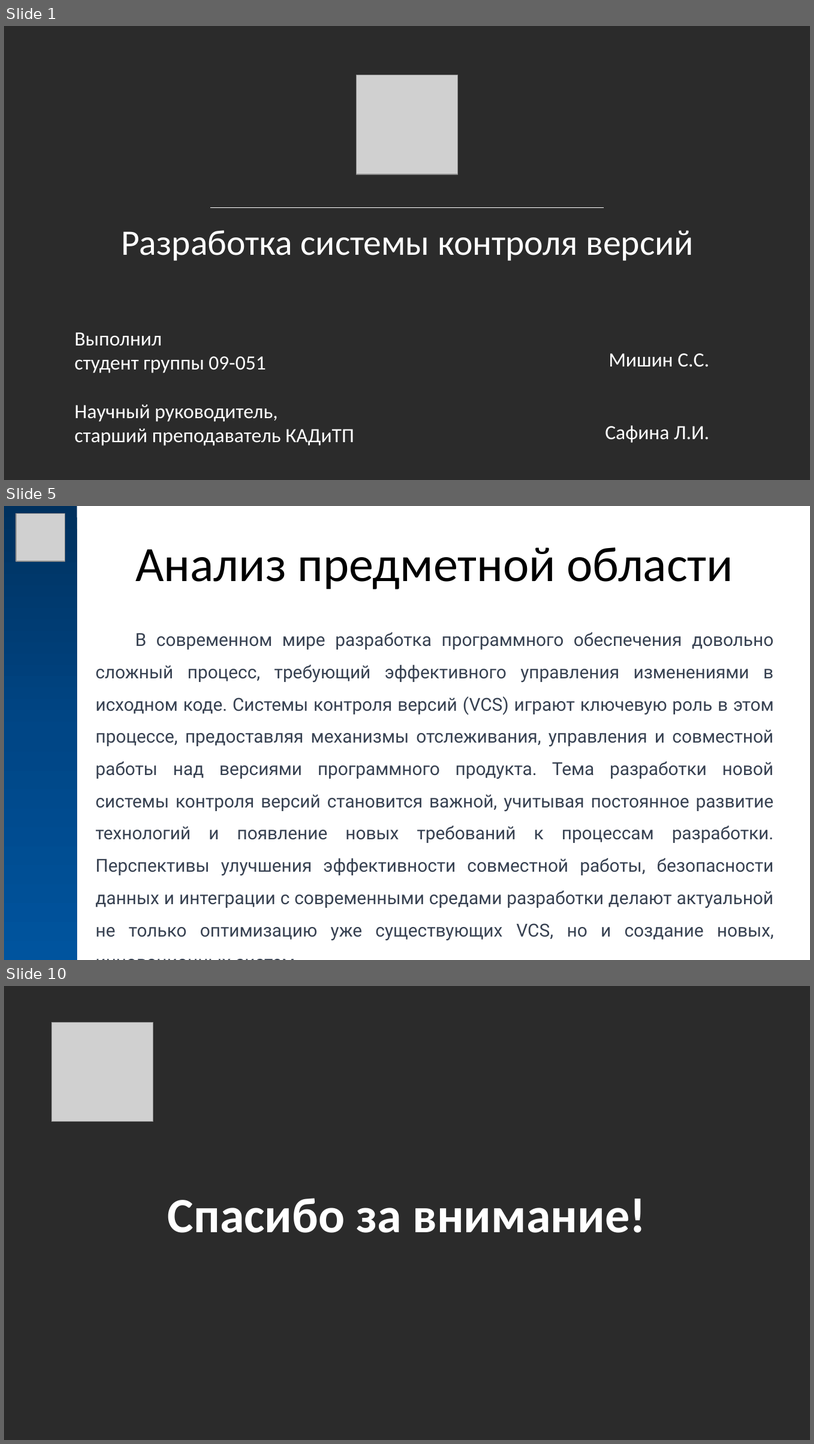
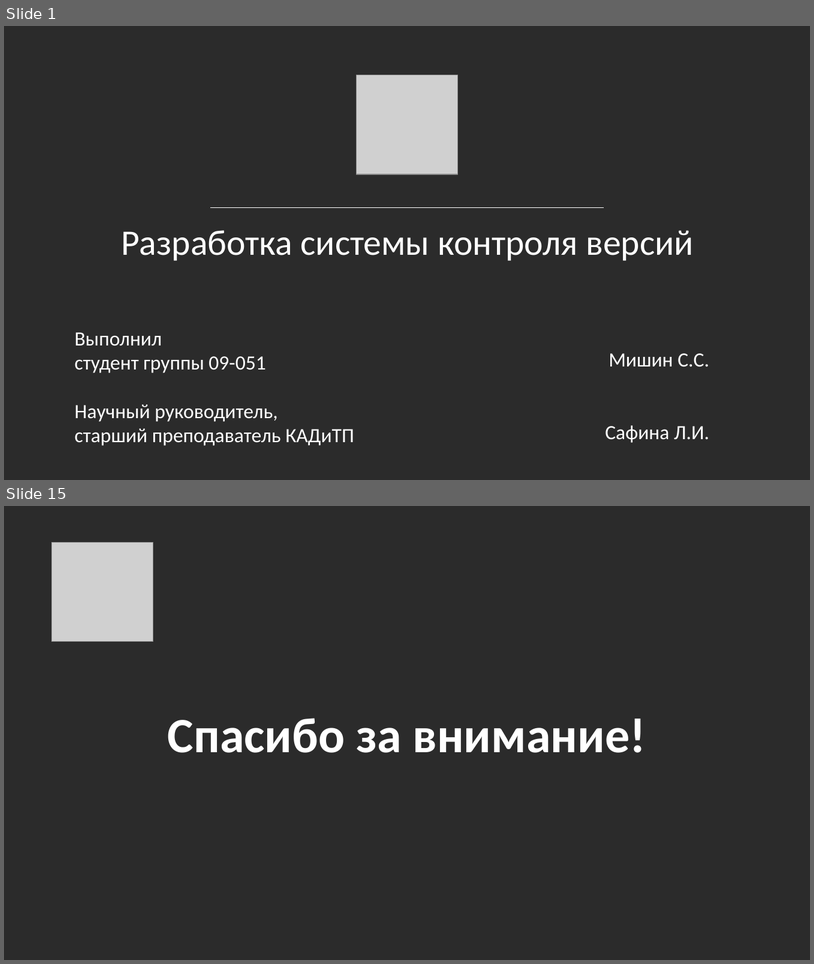
Before and after one commit to MrR3353/diplom, a slide deck: docs/Презентация в стиле КФУ.pptx. Shown one above the other, each under a label of ours: slides 1, 5 and 10 before the commit, slides 1 and 15 after it; the slides between them are not shown. The pictures are 814x1444 and 814x964 pixels, drawn with LibreOffice and Linux fonts; fonts in the diff are those of the drawing; grey boxes stand for pictures; background and template pictures are left out; a plain dark background stands for a picture behind light text. Boxes give left, top, right and bottom in pixels: in the first picture for what was removed or moved away, otherwise in the second. Text is boxed around its words. In the diff, an @@ line names an element or a change of style, - is before the commit and + after.

```diff
--- a/docs/Презентация в стиле КФУ.pptx
+++ b/docs/Презентация в стиле КФУ.pptx
@@ slide 5 removed at (4,506,810,960), background #FFFFFF @@
@@ rectangle removed at (4,506,77,959) @@
@@ picture removed at (16,514,65,562) @@
@@ text removed at (135,547,734,589) @@
-Анализ предметной области
@@ text removed at (96,632,774,940) @@
-В современном мире разработка программного обеспечения довольно сложный процесс, требующий эффективного управления изменениями в исходном коде. Системы контроля версий (VCS) играют ключевую роль в этом процессе, предоставляя механизмы отслеживания, управления и совместной работы над версиями программного продукта. Тема разработки новой системы контроля версий становится важной, учитывая постоянное развитие технологий и появление новых требований к процессам разработки. Перспективы улучшения эффективности совместной работы, безопасности данных и интеграции с современными средами разработки делают актуальной не только оптимизацию уже существующих VCS, но и создание новых, инновационных систем.
@@ what was slide 10 is now slide 15 @@
```
Also in this commit, not shown: 3 slides changed, 10 slides added, 4 other slides removed, 1 other file.
